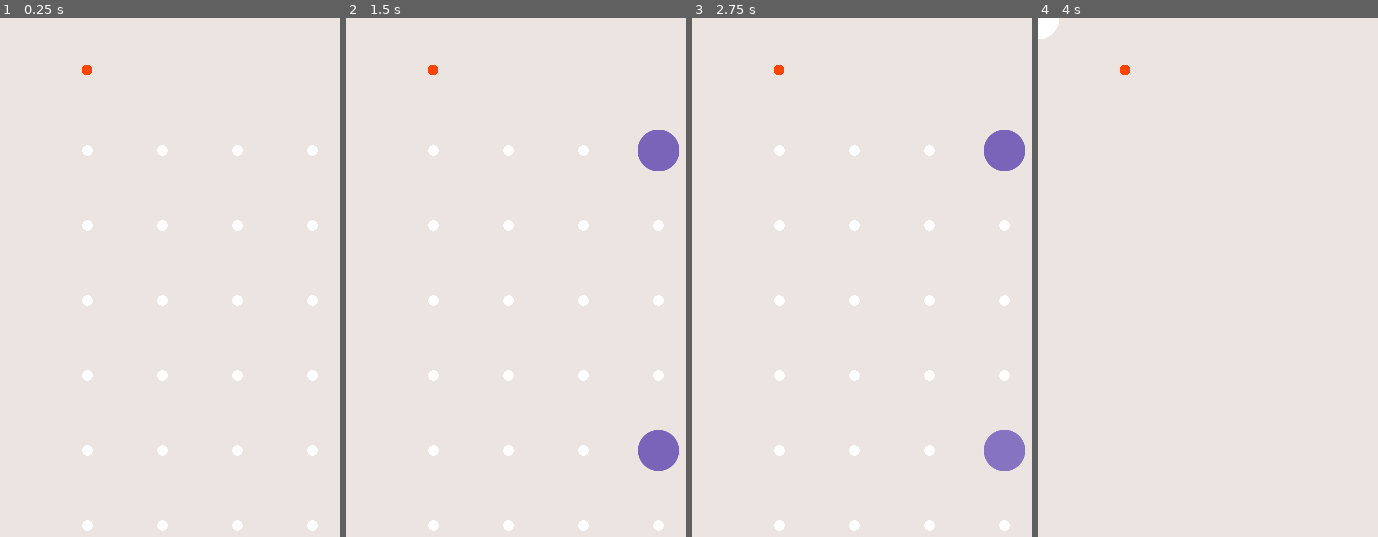
Above: before the commit, frames 1-4 (left to right).
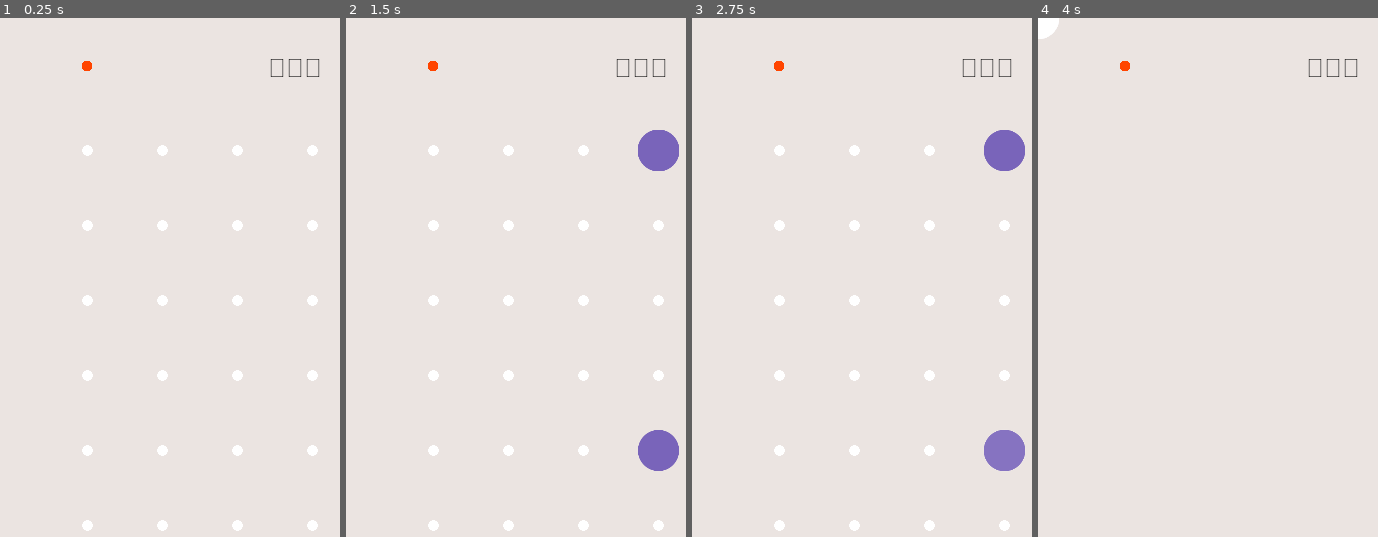
Above: after the commit, the same moments.

Repository: papazeal/tiny-memo
Game: Godot game, scene res://game.tscn
Same seed, same stepped clock (60 frames per second), same inputs: the game is played once before the commit and once after it.
Inputs (mouse positions are in pixels of both pictures, inside the frame that each line leads up to):
- Up to frame 1 (0.25 s): no input
- Up to frame 2 (1.5 s): tap Enter at 0.5 s; drag from (434, 69) to (553, 69) at 0.52 s; drag from (458, 69) to (577, 69) at 1.27 s
- Up to frame 3 (2.75 s): move the mouse to (828, 69) at 2.02 s; tap Shift at 2.1 s; click (828, 69) at 2.17 s
- Up to frame 4 (4 s): tap Space (action) at 2.75 s; drag from (1197, 69) to (1340, 69) at 2.77 s; drag from (1221, 69) to (1340, 69) at 3.52 s

The runs differ from the first frame. In frame 1, 0.2% of the frame differs, in the area x 24-95%, y 7-12%; in frame 2, 0.2%; in frame 3, 0.2%; in frame 4, 0.2%.

Commit message:
add score

Diff:
--- a/arrow.svg
+++ /dev/null
@@ -1,7 +0,0 @@
-<?xml version="1.0" encoding="UTF-8"?>
-<svg width="28px" height="22px" viewBox="0 0 28 22" version="1.1" xmlns="http://www.w3.org/2000/svg" xmlns:xlink="http://www.w3.org/1999/xlink">
-    <title>Triangle</title>
-    <g id="Page-1" stroke="none" stroke-width="1" fill="none" fill-rule="evenodd">
-        <path d="M18.0576717,5.63565515 L26.296503,17.0784764 C27.9100159,19.3194666 27.4013451,22.4441588 25.1603549,24.0576717 C24.3094134,24.6703496 23.2873901,25 22.2388313,25 L5.76116872,25 C2.99974497,25 0.76116872,22.7614237 0.76116872,20 C0.76116872,18.9514412 1.09081915,17.9294178 1.70349701,17.0784764 L9.94232829,5.63565515 C11.5558412,3.39466495 14.6805334,2.88599412 16.9215236,4.49950707 C17.3590116,4.81449842 17.7426804,5.19816717 18.0576717,5.63565515 Z" id="Triangle" fill="#FFFFFF" transform="translate(14.000000, 12.500000) scale(1, -1) translate(-14.000000, -12.500000) "></path>
-    </g>
-</svg>
--- a/body.svg
+++ /dev/null
@@ -1,11 +0,0 @@
-<?xml version="1.0" encoding="UTF-8"?>
-<svg width="80px" height="76px" viewBox="0 0 80 76" version="1.1" xmlns="http://www.w3.org/2000/svg" xmlns:xlink="http://www.w3.org/1999/xlink">
-    <title>Path</title>
-    <g id="Page-1" stroke="none" stroke-width="1" fill="none" fill-rule="evenodd">
-        <g id="overview" transform="translate(-645.000000, -4.000000)" fill="#FFFFFF" fill-rule="nonzero">
-            <g id="Symbol_26_0_Layer0_0_FILL" transform="translate(645.000000, 0.000000)">
-                <path d="M59.75,5.75 C54.85,4.58333333 48.2666667,4 40,4 C31.7,4 25.1166667,4.58333333 20.25,5.75 C15.0166667,7.01666667 10.9333333,9.1 8,12 C5.1,14.9333333 3.01666667,19.0166667 1.75,24.25 C0.716666667,28.65 0.15,34.4 0.05,41.5 C0.05,41.8333333 0.05,42.1666667 0.05,42.5 C0.15,49.6 0.716666667,55.35 1.75,59.75 C3.01666667,65.0166667 5.1,69.1 8,72 C10.9333333,74.9333333 15.0166667,77.0166667 20.25,78.25 C25.1166667,79.4166667 31.7,80 40,80 C48.2666667,80 54.85,79.4166667 59.75,78.25 C65.0166667,77.0166667 69.1,74.9333333 72,72 C74.9333333,69.1 77.0166667,65.0166667 78.25,59.75 C79.2833333,55.4166667 79.8666667,49.75 80,42.75 C80,42.65 80,42.5666667 80,42.5 L80,41.25 C79.8666667,34.25 79.2833333,28.5833333 78.25,24.25 C77.0166667,19.0166667 74.9333333,14.9333333 72,12 C69.1,9.1 65.0166667,7.01666667 59.75,5.75 Z" id="Path"></path>
-            </g>
-        </g>
-    </g>
-</svg>
--- a/dot.gd
+++ b/dot.gd
@@ -6,6 +6,7 @@
 @onready var dot_bg = $sprite/bg
 @onready var dot_cover = $sprite/cover
 @onready var audio = $AudioStreamPlayer
+@onready var midi:Midi = $midi
 #var tap_sound = preload("res://tap.mp3")
 var tap_sound = preload("res://drop_002.ogg")
 var dot_color = Color.WHITE
@@ -76,6 +77,7 @@
 
 func activate(lv=0):
 	await get_tree().create_timer(rng.randi_range(1,4)*0.2).timeout
+	#midi.play([-2])
 	if tween:
 		tween.kill()
 	tween = get_tree().create_tween()
--- a/dot.tscn
+++ b/dot.tscn
@@ -1,13 +1,16 @@
-[gd_scene load_steps=4 format=3 uid="uid://c38ylj0221lv"]
+[gd_scene load_steps=5 format=3 uid="uid://c38ylj0221lv"]
 
 [ext_resource type="Script" path="res://dot.gd" id="1_yg0dm"]
 [ext_resource type="Texture2D" uid="uid://ddxfqn4lybvgo" path="res://dot.svg" id="2_1gjxd"]
+[ext_resource type="PackedScene" uid="uid://hg2yi0pa6mbi" path="res://midi.tscn" id="2_1r1kd"]
 
 [sub_resource type="CircleShape2D" id="CircleShape2D_s1m4s"]
 radius = 30.0
 
 [node name="dot" type="Area2D"]
 script = ExtResource("1_yg0dm")
+
+[node name="midi" parent="." instance=ExtResource("2_1r1kd")]
 
 [node name="sprite" type="Node2D" parent="."]
 
--- a/face-1.svg
+++ /dev/null
@@ -1,22 +0,0 @@
-<?xml version="1.0" encoding="UTF-8"?>
-<svg width="50px" height="22px" viewBox="0 0 50 22" version="1.1" xmlns="http://www.w3.org/2000/svg" xmlns:xlink="http://www.w3.org/1999/xlink">
-    <title>face_a copy</title>
-    <g id="Page-1" stroke="none" stroke-width="1" fill="none" fill-rule="evenodd">
-        <g id="overview" transform="translate(-63.000000, -847.000000)" fill-rule="nonzero">
-            <g id="face_a-copy" transform="translate(63.000000, 847.500000)">
-                <g id="Symbol_91_0_Layer0_0_MEMBER_0_FILL" fill="#FFFFFF">
-                    <path d="M2.95,3.45 C0.983333333,5.41666667 0,7.76666667 0,10.5 C0,13.2666667 0.983333333,15.6166667 2.95,17.55 C4.88333333,19.5166667 7.23333333,20.5 10,20.5 C12.7666667,20.5 15.1166667,19.5166667 17.05,17.55 C19.0166667,15.6166667 20,13.2666667 20,10.5 C20,7.76666667 19.0166667,5.41666667 17.05,3.45 C15.1166667,1.48333333 12.7666667,0.5 10,0.5 C7.23333333,0.5 4.88333333,1.48333333 2.95,3.45 Z" id="Path"></path>
-                </g>
-                <g id="Symbol_91_0_Layer0_0_MEMBER_1_FILL" transform="translate(4.000000, 4.000000)" fill="#3D465D">
-                    <path d="M10.25,10.75 C11.4166667,9.58333333 12,8.16666667 12,6.5 C12,4.86666667 11.4166667,3.46666667 10.25,2.3 C9.08333333,1.1 7.66666667,0.5 6,0.5 C4.36666667,0.5 2.96666667,1.1 1.8,2.3 C0.6,3.46666667 0,4.86666667 0,6.5 C0,8.16666667 0.6,9.58333333 1.8,10.75 C2.96666667,11.9166667 4.36666667,12.5 6,12.5 C7.66666667,12.5 9.08333333,11.9166667 10.25,10.75 Z" id="Path"></path>
-                </g>
-                <g id="Symbol_91_0_Layer0_1_MEMBER_0_FILL" transform="translate(30.000000, 0.000000)" fill="#FFFFFF">
-                    <path d="M2.95,3.45 C0.983333333,5.41666667 0,7.76666667 0,10.5 C0,13.2666667 0.983333333,15.6166667 2.95,17.55 C4.88333333,19.5166667 7.23333333,20.5 10,20.5 C12.7666667,20.5 15.1166667,19.5166667 17.05,17.55 C19.0166667,15.6166667 20,13.2666667 20,10.5 C20,7.76666667 19.0166667,5.41666667 17.05,3.45 C15.1166667,1.48333333 12.7666667,0.5 10,0.5 C7.23333333,0.5 4.88333333,1.48333333 2.95,3.45 Z" id="Path"></path>
-                </g>
-                <g id="Symbol_91_0_Layer0_1_MEMBER_1_FILL" transform="translate(34.000000, 4.000000)" fill="#3D465D">
-                    <path d="M10.25,10.75 C11.4166667,9.58333333 12,8.16666667 12,6.5 C12,4.86666667 11.4166667,3.46666667 10.25,2.3 C9.08333333,1.1 7.66666667,0.5 6,0.5 C4.36666667,0.5 2.96666667,1.1 1.8,2.3 C0.6,3.46666667 0,4.86666667 0,6.5 C0,8.16666667 0.6,9.58333333 1.8,10.75 C2.96666667,11.9166667 4.36666667,12.5 6,12.5 C7.66666667,12.5 9.08333333,11.9166667 10.25,10.75 Z" id="Path"></path>
-                </g>
-            </g>
-        </g>
-    </g>
-</svg>
--- a/game.gd
+++ b/game.gd
@@ -4,6 +4,8 @@
 @onready var score_bar:ScoreBar = $score_bar
 @onready var hp_bar:HpBar = $hp_bar
 @onready var midi:Midi = $midi
+@onready var score_label:Label = $score_container/score
+@onready var score_container = $score_container
 
 #var TapSound = preload("res://tap.mp3")
 #var TapSound = preload("res://drop_002.ogg")
@@ -18,6 +20,9 @@
 var rng = RandomNumberGenerator.new()
 var hp = 1
 var max_level = 8
+var score = 0
+var target_score = 0
+var combo = 0
 
 # Called when the node enters the scene tree for the first time.
 func _ready():
@@ -37,6 +42,10 @@
 		expand()
 		pass
 
+	#if score != target_score:
+		#score = move_toward(score, target_score, 100*delta)
+
+
 	#for d in dots:
 		#if d.position != d.next_position:
 			#d.position.x = move_toward(d.position.x, d.next_position.x, 300*delta)
@@ -72,8 +81,12 @@
 	score_bar.set_length(grid_size*3 +10)
 	score_bar.set_max_score(15)
 
-	hp_bar.position = Vector2i(pading_x,padding_y-80)
+	hp_bar.position = Vector2i(pading_x,padding_y-84)
 	hp_bar.set_hp(hp)
+
+	# score label
+	reset_score()
+	score_container.position = Vector2i(pading_x+grid_size*3+10,padding_y-70)
 
 	for p in points:
 		var d:Dot = Dot.instantiate()
@@ -90,7 +103,9 @@
 	# new game
 	if level == 1:
 		hp = 1
+		combo = 0
 		hp_bar.set_hp(hp)
+		reset_score()
 
 	dots.shuffle()
 	#colors_set.shuffle()
@@ -108,7 +123,15 @@
 		level = max_level
 	pass
 
-
+func reset_score():
+	score = 0
+	score_label.text = str('000')
+	pass
+
+func add_score(val:int):
+	score += val
+	score_label.text = str(score)
+	pass
 
 var processing_dot = false
 func _on_dot_click(dot:Dot):
@@ -142,12 +165,15 @@
 			selected_dots[0].deactivate()
 			selected_dots[1].deactivate()
 			midi.play([5])
+			add_score(100+combo*10)
+			combo += 1
 			score_bar.add_score(1, selected_dots[0].dot_color)
 		else:
 			selected_dots[0].disclose()
 			selected_dots[1].disclose()
 			midi.play([-5])
 			hp -= 1
+			combo = 0
 			hp_bar.set_hp(hp)
 
 
@@ -164,6 +190,7 @@
 			clear_level()
 			await get_tree().create_timer(1).timeout
 			hp += 1
+			combo = 0
 			hp_bar.set_hp(hp)
 			next_level()
 
@@ -172,7 +199,7 @@
 			await get_tree().create_timer(1.0).timeout
 			midi.play([5,3,0])
 			clear_level()
-			await get_tree().create_timer(2).timeout
+			await get_tree().create_timer(3).timeout
 			next_level(1)
 
 	processing_dot = false
--- a/game.tscn
+++ b/game.tscn
@@ -1,12 +1,15 @@
-[gd_scene load_steps=7 format=3 uid="uid://dsky4oktosxu8"]
+[gd_scene load_steps=8 format=3 uid="uid://dsky4oktosxu8"]
 
 [ext_resource type="Script" path="res://game.gd" id="1_dytu8"]
 [ext_resource type="AudioStream" uid="uid://b3wopv2cek0u8" path="res://drop_002.ogg" id="2_nogex"]
 [ext_resource type="PackedScene" uid="uid://c6ii34q01eewv" path="res://score_bar.tscn" id="3_o7utn"]
 [ext_resource type="PackedScene" uid="uid://dna5krs2d5etf" path="res://hp.tscn" id="4_cdfdc"]
 [ext_resource type="PackedScene" uid="uid://hg2yi0pa6mbi" path="res://midi.tscn" id="5_vo36e"]
+[ext_resource type="FontFile" uid="uid://cjthsu5l22q7" path="res://AlphaProta-Regular.ttf" id="6_ulpdt"]
 
 [sub_resource type="LabelSettings" id="LabelSettings_tw1hx"]
+font = ExtResource("6_ulpdt")
+font_size = 24
 
 [node name="game" type="Node2D"]
 script = ExtResource("1_dytu8")
@@ -24,10 +27,22 @@
 [node name="midi" parent="." instance=ExtResource("5_vo36e")]
 position = Vector2(57, 48)
 
-[node name="Label" type="Label" parent="."]
-visible = false
-modulate = Color(0.734253, 0.40604, 0.76119, 1)
-offset_right = 40.0
-offset_bottom = 23.0
-text = "100"
+[node name="score_container" type="Node2D" parent="."]
+position = Vector2(340, 40)
+metadata/_edit_group_ = true
+
+[node name="score" type="Label" parent="score_container"]
+modulate = Color(0, 0, 0, 1)
+anchors_preset = 3
+anchor_left = 1.0
+anchor_top = 1.0
+anchor_right = 1.0
+anchor_bottom = 1.0
+offset_left = -72.0
+offset_top = -24.0
+grow_horizontal = 0
+grow_vertical = 0
+text = "1000"
 label_settings = SubResource("LabelSettings_tw1hx")
+horizontal_alignment = 2
+vertical_alignment = 2
--- a/hp.gd
+++ b/hp.gd
@@ -1,18 +1,15 @@
 extends Node2D
 class_name HpBar
 
-var padding = 24
+var padding = 16
+var cols = 6
 var dots = []
 var Dot = preload("res://dot.tscn")
 # Called when the node enters the scene tree for the first time.
 func _ready():
 	for i in 10:
-		#var dot:Sprite2D = Sprite2D.new()
-		#dot.texture = texture
-		#dot.scale = Vector2(0.1,0.1)
-		#dot.position = Vector2(i*padding, 0)
 		var d:Dot = Dot.instantiate()
-		d.position = Vector2(i*padding, 0)
+		d.position = Vector2(i%cols*padding, i/cols*padding)
 		#d.scale = Vector2(0.1,0.1)
 		dots.append(d)
 		add_child(d)
--- a/project.godot
+++ b/project.godot
@@ -16,6 +16,7 @@
 
 [audio]
 
+driver/output_latency.web=90
 driver/mix_rate=48000
 
 [display]
@@ -28,7 +29,7 @@
 
 [editor_plugins]
 
-enabled=PackedStringArray("res://addons/polygon2d_editor/plugin.cfg")
+enabled=PackedStringArray()
 
 [input]
 
Binary file added: AlphaProta-Regular.ttf
Not shown, added: AlphaProta-Regular.ttf.import
Not shown, removed: addons/polygon2d_editor/bones.gd
Not shown, removed: addons/polygon2d_editor/bones.tscn
Not shown, removed: addons/polygon2d_editor/brush.gd
Not shown, removed: addons/polygon2d_editor/canvas.gd
Not shown, removed: addons/polygon2d_editor/confirm.gd
Not shown, removed: addons/polygon2d_editor/dock.gd
Not shown, removed: addons/polygon2d_editor/dock.tscn
Not shown, removed: addons/polygon2d_editor/edit.gd
Binary file removed: addons/polygon2d_editor/example/example.PNG
Not shown, removed: addons/polygon2d_editor/example/example.PNG.import
(and 29 more such lines)
